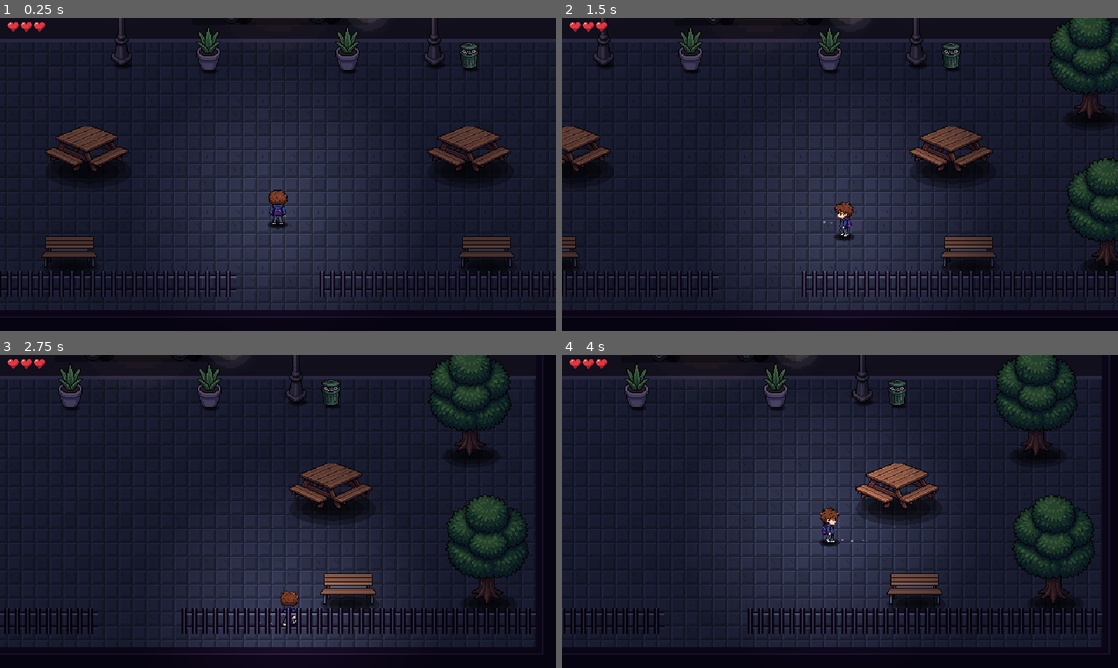
Above: before the commit, frames 1-4 (two rows, left to right).
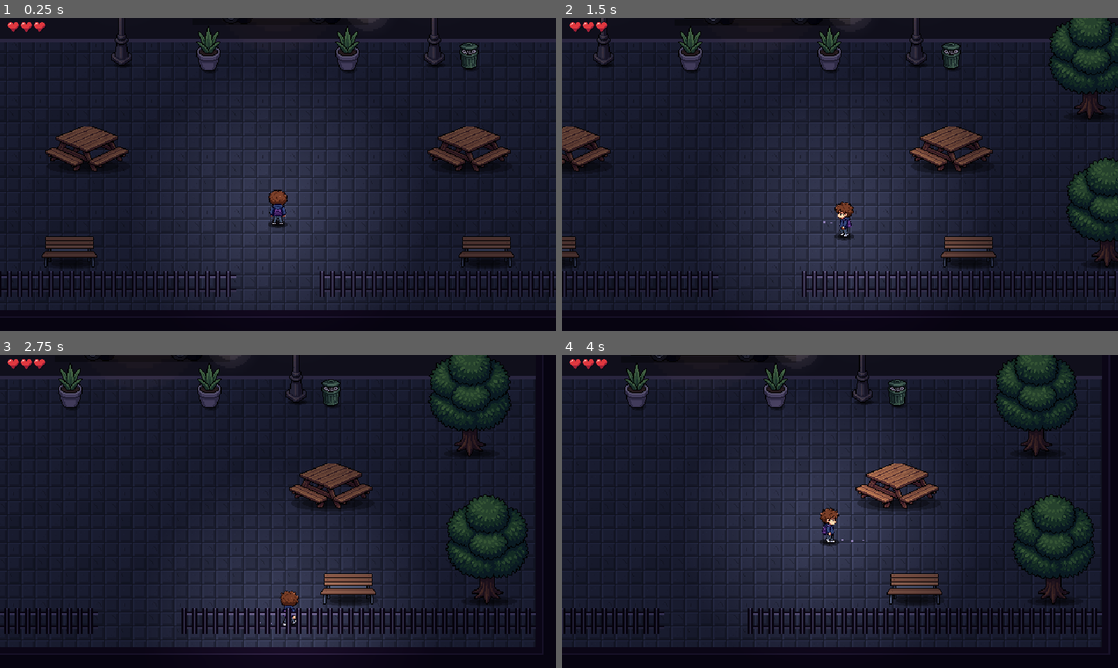
Above: after the commit, the same moments.

Repository: JorgeVitor30/iferno
Game: Godot game, scene res://scenes/main.tscn
Two runs of this game, one before a commit and one after it. Both use one fixed random seed, a clock stepped at 60 frames per second and the inputs below.
Inputs (mouse positions are in pixels of both pictures, inside the frame that each line leads up to):
- Up to frame 1 (0.25 s): no input
- Up to frame 2 (1.5 s): tap Enter at 0.5 s; move the mouse to (962, 158) at 0.52 s; hold D (move_right) 0.53-1.28 s; tap Space (dodge) at 0.6 s; click (962, 158) at 0.67 s; move the mouse to (728, 190) at 1.27 s; hold S (move_down) from 1.28 s (still down); click (728, 190) at 1.35 s
- Up to frame 3 (2.75 s): move the mouse to (333, 442) at 2.02 s; release S (move_down) at 2.03 s; hold D (move_right) from 2.03 s (still down); tap 1 at 2.1 s
- Up to frame 4 (4 s): move the mouse to (812, 574) at 2.77 s; release D (move_right) at 2.78 s; hold W (move_up) 2.78-3.53 s; tap Space (dodge) at 2.85 s; click (812, 574) at 2.92 s; move the mouse to (1006, 558) at 3.52 s; press the mouse at (1006, 558) at 3.53 s; hold A (move_left) from 3.53 s (still down)

The runs differ from the first frame. In frame 1, 0.4% of the frame differs, in the area x 8-92%, y 15-82%; in frame 2, 0.5%; in frame 3, 0.5%; in frame 4, 0.6%, in the area x 14-94%, y 15-82%.

Commit message:
fix(fx): sombras coladas na base pra nada parecer flutuando; prova surpresa 30% mais difícil
- A sombra de contato era uma elipse lisa centrada na borda de baixo do
  objeto: mais da metade ficava pra fora, embaixo, e mesas/pilares/inimigos
  pareciam pairar sobre ela. Agora é desenhada em degraus de pixel (nítida
  como a arte), mais achatada e posicionada embaixo da base, sobrando só
  2-3px abaixo do objeto.
- Sala de prova surpresa: cada rodada com 30% mais inimigos
  (Room.CHALLENGE_DIFFICULTY).

Co-Authored-By: Claude Opus 5.5 <noreply@anthropic.com>

Diff:
--- a/scripts/chest.gd
+++ b/scripts/chest.gd
@@ -68,7 +68,7 @@
 	draw_rect(Rect2(x * 2, y * 2, w * 2, h * 2), c)
 
 func _draw() -> void:
-	Fx.contact_shadow(self, Vector2(2, 1), 24.0, 1.4)
+	Fx.contact_shadow(self, Vector2(1, -2), 24.0, 1.4, 6.0)
 	# surge de baixo pra cima com um quique
 	var pop := 1.0 - pow(1.0 - _appear, 3.0)
 	var bob := 0.0 if _open else roundf(sin(_t * 3.0) * 0.5)
--- a/scripts/enemy.gd
+++ b/scripts/enemy.gd
@@ -230,7 +230,7 @@
 
 func _draw() -> void:
 	# Sombra
-	Fx.contact_shadow(self, Vector2(0, 2), (shadow_r + 3.0) * body_scale, 1.6)
+	Fx.contact_shadow(self, Vector2(0, 0), (shadow_r + 2.0) * body_scale, 1.6)
 	if _spawn_t > 0.0:
 		draw_set_transform(Vector2.ZERO)
 		_draw_spawn()
--- a/scripts/fx.gd
+++ b/scripts/fx.gd
@@ -189,13 +189,26 @@
 	player.add_child(l)
 
 ## Sombra de contato no chão (o que "cola" personagem/objeto no piso).
-## Elipse escura em degraus: borda mais clara, miolo mais escuro.
-static func contact_shadow(ci: CanvasItem, center: Vector2, half_w: float, strength: float = 1.0) -> void:
-	ci.draw_set_transform(center, 0.0, Vector2(1.0, 0.38))
-	ci.draw_circle(Vector2.ZERO, half_w, Color(0, 0, 0, 0.28 * strength))
-	ci.draw_circle(Vector2.ZERO, half_w * 0.72, Color(0, 0, 0, 0.3 * strength))
-	ci.draw_circle(Vector2.ZERO, half_w * 0.42, Color(0, 0, 0, 0.25 * strength))
-	ci.draw_set_transform(Vector2.ZERO)
+## Elipse em degraus de pixel (nítida como a arte): borda mais clara, miolo mais escuro.
+## `ry` = meia altura (padrão: 38% da meia largura). Centralize um pouco ACIMA da base
+## do objeto: se a sombra sair muito pra baixo dele, parece que ele está flutuando.
+static func contact_shadow(ci: CanvasItem, center: Vector2, half_w: float, strength: float = 1.0, ry: float = -1.0) -> void:
+	if ry < 0.0:
+		ry = half_w * 0.38
+	ry = maxf(ry, 1.5)
+	var c := center.round()
+	for layer: Array in [[1.0, 0.26], [0.72, 0.28], [0.42, 0.24]]:
+		var hw: float = half_w * layer[0]
+		var hy: float = ry * layer[0]
+		var col := Color(0, 0, 0, layer[1] * strength)
+		var n := ceili(hy)
+		for y in range(-n, n + 1):
+			var t := float(y) / hy
+			if absf(t) > 1.0:
+				continue
+			var w := roundf(hw * sqrt(1.0 - t * t))
+			if w >= 1.0:
+				ci.draw_rect(Rect2(c.x - w, c.y + y, w * 2.0, 1.0), col)
 
 ## Chão/parede repetindo uma textura de pixel grosso (desenhada em escala ART).
 static func tiled(parent: Node, tex: Texture2D, r: Rect2, tint: Color = Color.WHITE) -> Sprite2D:
--- a/scripts/player.gd
+++ b/scripts/player.gd
@@ -279,4 +279,4 @@
 func _draw() -> void:
 	# Sombra no pé (some um pouco no pulinho do dodge)
 	var lift := absf($Sprite2D.position.y - SPRITE_Y)
-	Fx.contact_shadow(self, Vector2(0, 2), 12.0 - lift * 0.5, 1.7 - lift * 0.12)
+	Fx.contact_shadow(self, Vector2(0, 1), 11.0 - lift * 0.5, 1.7 - lift * 0.12)
--- a/scripts/prop.gd
+++ b/scripts/prop.gd
@@ -138,8 +138,9 @@
 		# sombra de contato colada na base (+ um pouco pra direita/baixo, luz vem de cima/esquerda)
 		var solid: Vector2 = KINDS[kind][1]
 		var base_w := maxf(solid.x, sz.x * 0.6)
-		draw_rect(Rect2(-base_w / 2.0 + 2, -solid.y * 0.6, base_w, solid.y * 0.6 + 3), Color(0, 0, 0, 0.22))
-		Fx.contact_shadow(self, Vector2(2, 1), base_w * 0.58, 1.1)
+		# elipse achatada embaixo da base: só 2-3px aparecem abaixo do objeto
+		var ry := clampf(solid.y * 0.55, 3.0, 10.0)
+		Fx.contact_shadow(self, Vector2(2, 3 - ry), base_w * 0.56, 1.15, ry)
 		draw_texture(tex, Vector2(-floorf(sz.x / 2.0), -sz.y + 1))
 		return
 	draw_set_transform(Vector2.ZERO, 0.0, Vector2(A, A))
--- a/scripts/room.gd
+++ b/scripts/room.gd
@@ -77,6 +77,7 @@
 var kind := "sala_aula"
 var size_class := "media"    # pequena / media / grande (muda o tamanho e quantos inimigos)
 const CHALLENGE_WAVES := 5
+const CHALLENGE_DIFFICULTY := 1.3 # multiplica o "orçamento" de inimigos de cada rodada
 var rect := Rect2()          # chão andável
 var sides: Array[Vector2i] = [] # lados com porta
 var title := ""
@@ -722,7 +723,8 @@
 	if is_challenge():
 		# 5 rodadas, cada uma um pouco mais pesada; na última, uma elite.
 		for w in CHALLENGE_WAVES:
-			_waves.append(_make_wave(pool, 7 + floor_level * 2 + w * 2))
+			# (x1,3: 30% mais pesada que a primeira versão)
+			_waves.append(_make_wave(pool, roundi((7 + floor_level * 2 + w * 2) * CHALLENGE_DIFFICULTY)))
 		(_waves[CHALLENGE_WAVES - 1] as Array).append("coordenadora")
 		return
 	# Orçamento de "custo" de inimigos: andar 1 dá ~5-6 inimigos em 1 a 3 ondas.
